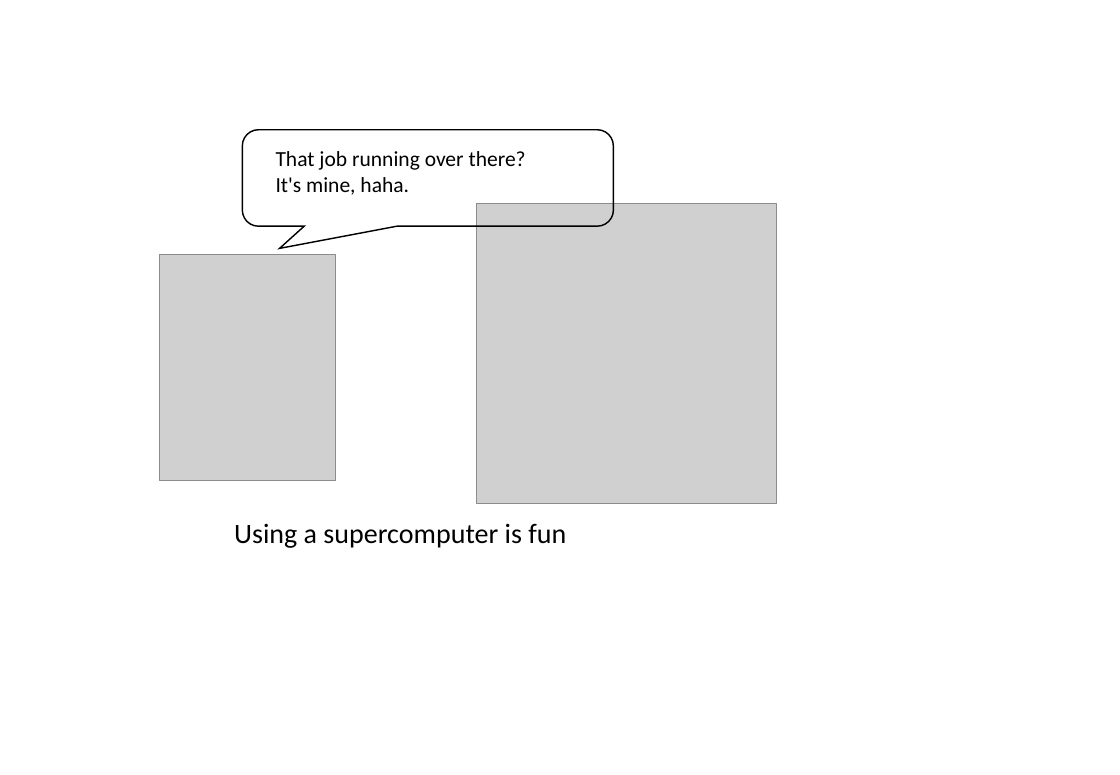
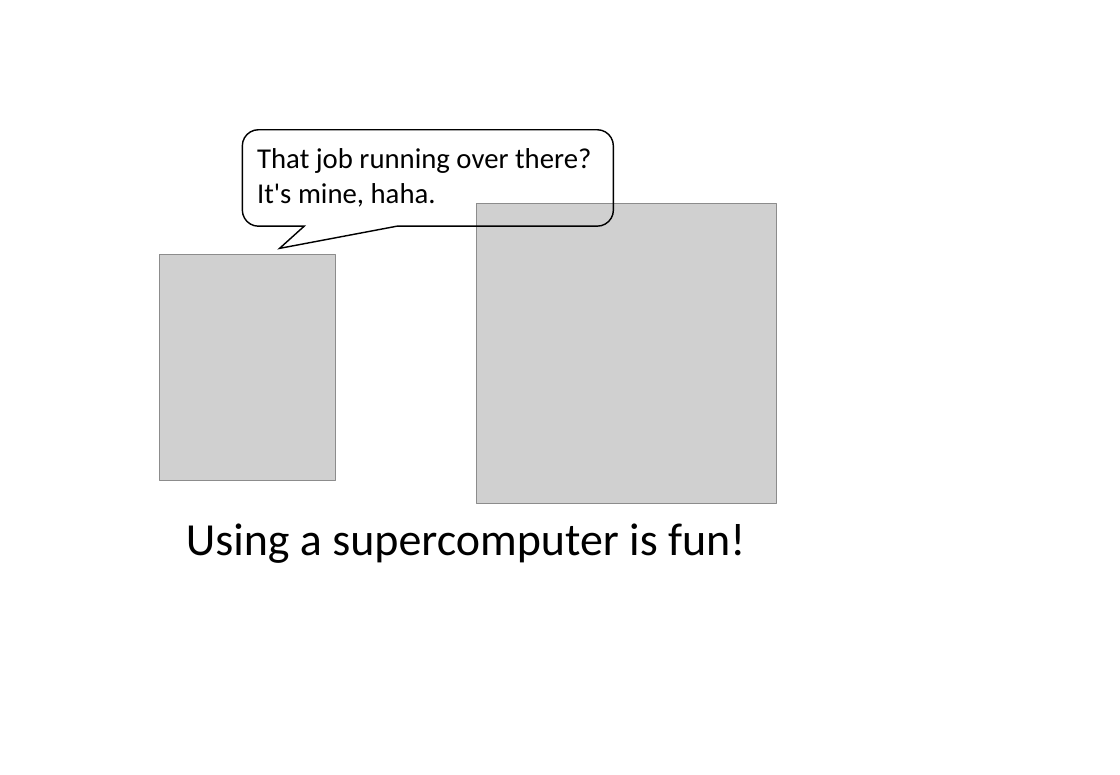
Before and after one commit to kaityo256/sevendayshpc, a slide deck: slide 6 of site-assets/sources/day1/fig-ja-en.pptx. Drawn at 1120x775 pixels with LibreOffice and Linux fonts; fonts in the diff are those of the drawing; grey boxes stand for pictures. Boxes give left, top, right and bottom in pixels: in the first picture for what was removed or moved away, otherwise in the second. Text is boxed around its words. In the diff, an @@ line names an element or a change of style, - is before the commit and + after.

```diff
--- a/site-assets/sources/day1/fig-ja-en.pptx
+++ b/site-assets/sources/day1/fig-ja-en.pptx
@@ text "That job running over there?": place and size @@
-text "That job running over there?" at bbox=[276, 151, 526, 195]
+text "That job running over there?" at bbox=[257, 148, 591, 207]
@@ text "That job running over there?" at bbox=[257, 148, 591, 207]: size 15 to 20 pt @@
@@ text at bbox=[186, 523, 745, 563]: text changed; size 19.5 to 32 pt @@
-Using a supercomputer is fun
+Using a supercomputer is fun!
```
Also in this commit, not shown: 2 other slides changed, 2 other files.
